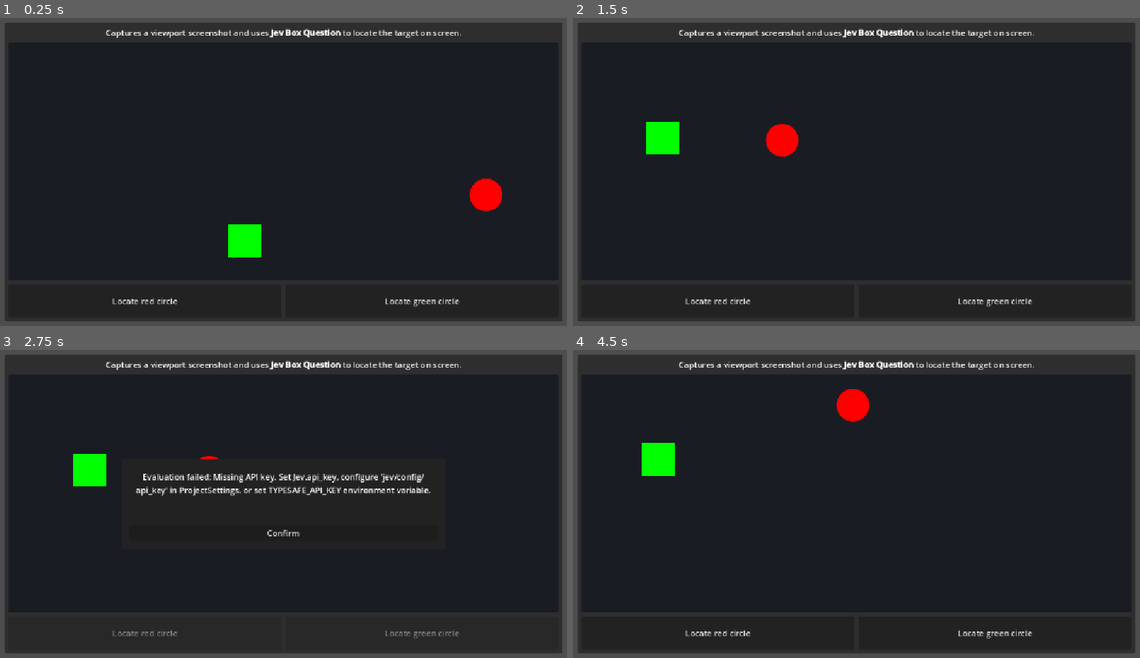
Above: before the commit, frames 1-4 (two rows, left to right).
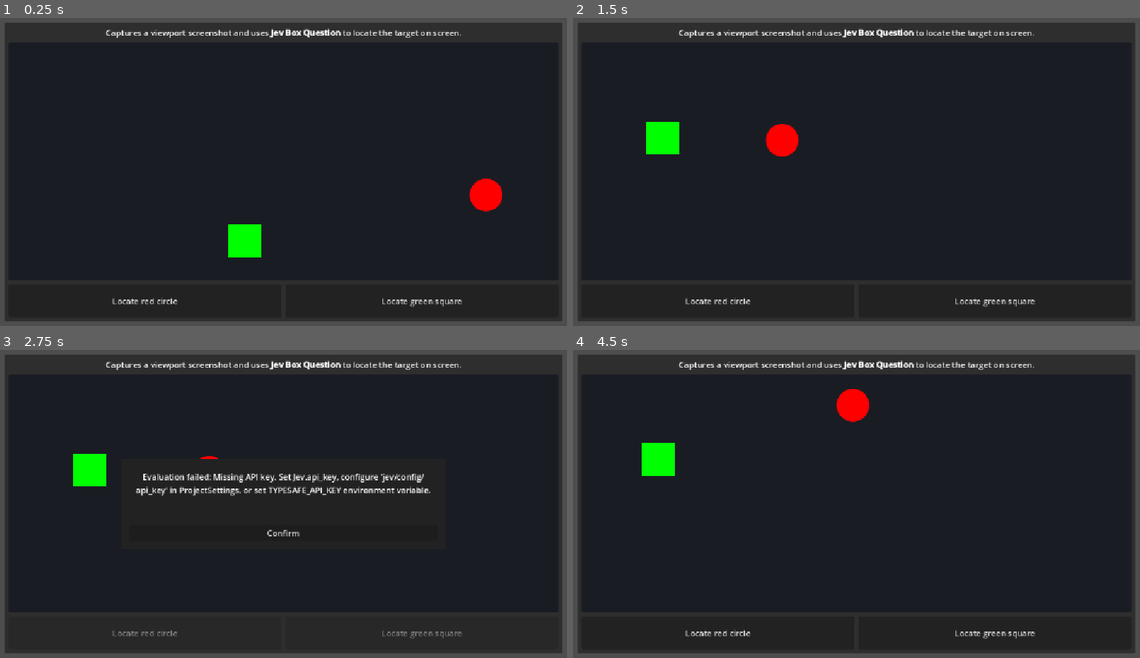
Above: after the commit, the same moments.

Repository: AlvianEka/godot-jev
Game: Godot game, scene res://examples/box/box.tscn
The game is run twice, just before and just after one commit, with the same random seed, the same clock (stepped at 60 frames per second) and the same inputs. The project has no main scene, so this scene is started directly.
Inputs:
- Up to frame 1 (0.25 s): no input
- Up to frame 2 (1.5 s): click "Locate green circle" (after the commit: "Locate green square") at 0.5 s; click "Confirm" at 1.25 s
- Up to frame 3 (2.75 s): click "Locate red circle" at 2 s
- Up to frame 4 (4.5 s): click "Confirm" at 2.75 s; click "Locate red circle" at 3.5 s; click "Confirm" at 4.25 s

The runs differ from the first frame. In frame 1, 0.2% of the frame differs, in the area x 67-82%, y 90-94%; in frame 2, 0.2%; in frame 3, 0.1%; in frame 4, 0.2%.

Commit message:
fix: button typo in box examples

Diff:
--- a/examples/box/box.tscn
+++ b/examples/box/box.tscn
@@ -127,7 +127,7 @@
 custom_minimum_size = Vector2(0, 64)
 layout_mode = 2
 size_flags_horizontal = 3
-text = "Locate green circle"
+text = "Locate green square"
 
 [node name="Popup" type="PanelContainer" parent="PanelContainer/MarginContainer" unique_id=351946782]
 visible = false
